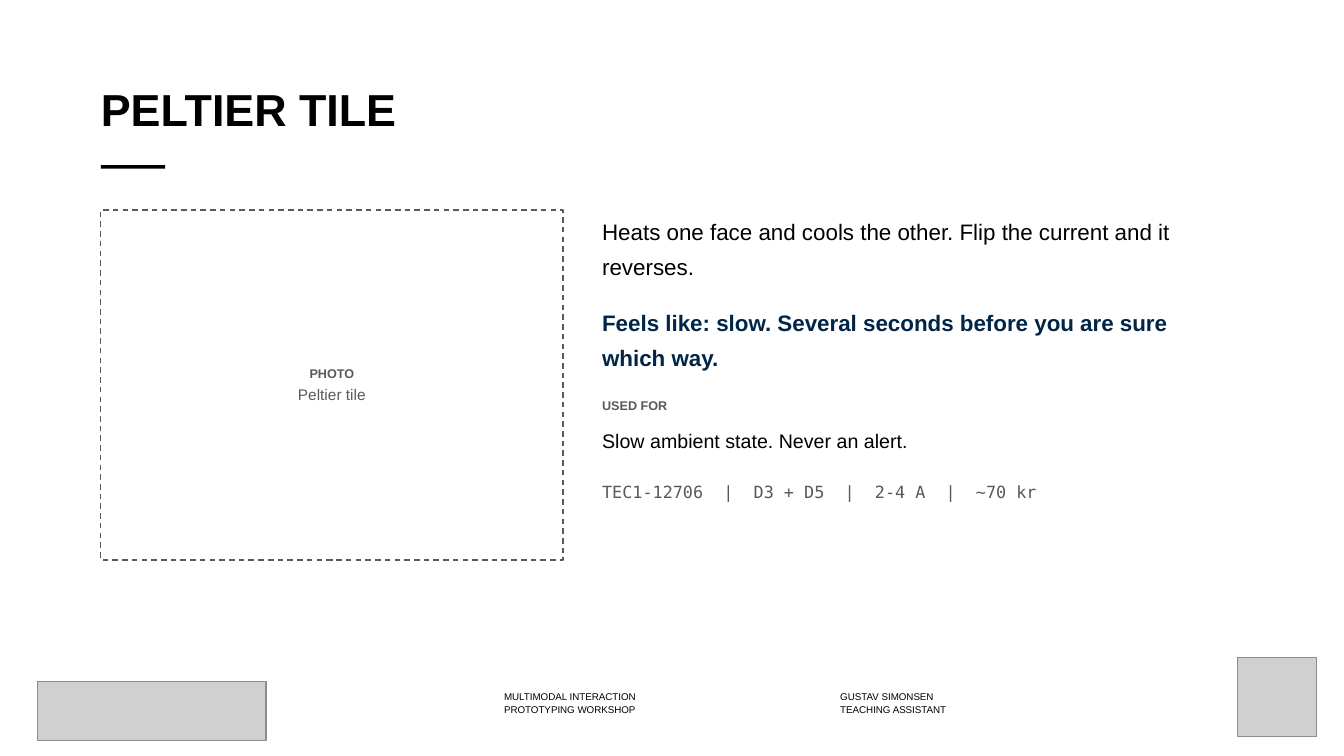
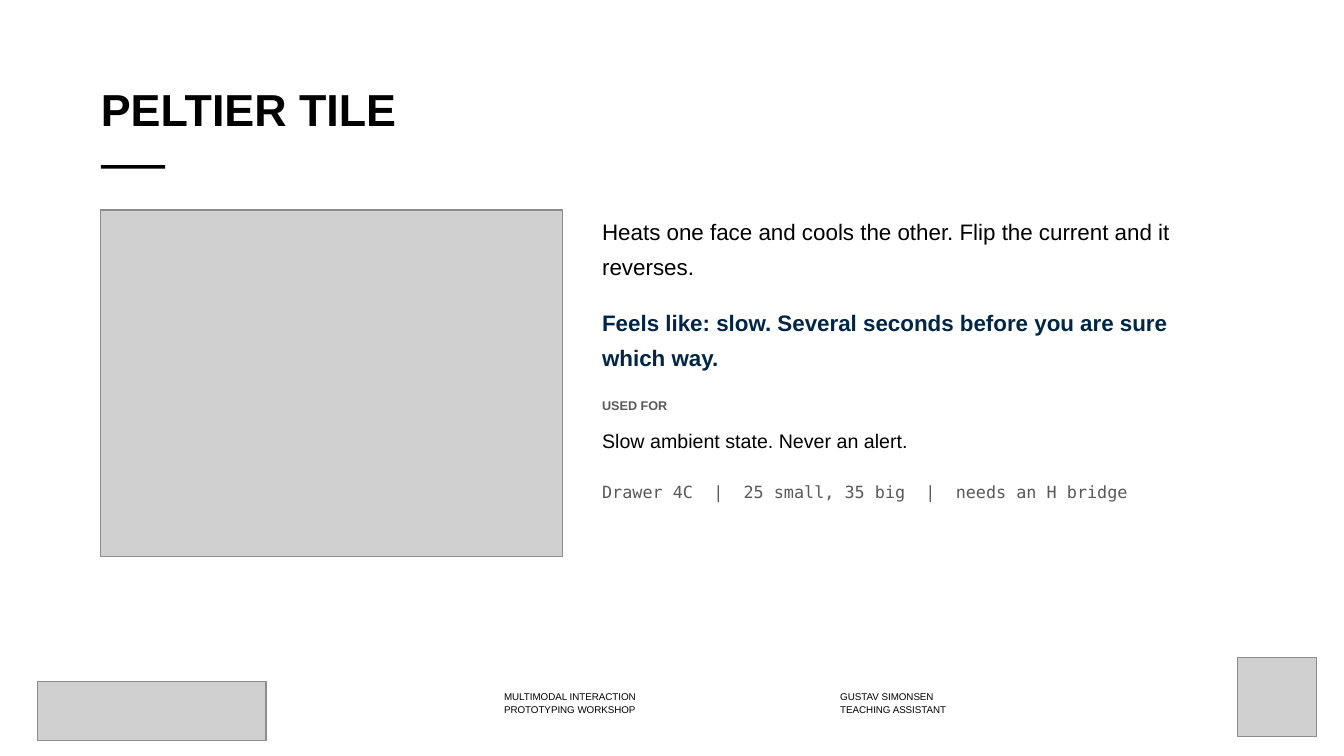
Before and after one commit to labtools-au/multimodal-actuator-workshop, a slide deck: slide 14 of docs/multimodal-actuator-workshop.pptx. Drawn at 1344x756 pixels with LibreOffice and Linux fonts; fonts in the diff are those of the drawing; grey boxes stand for pictures; background and template pictures are left out. Boxes give left, top, right and bottom in pixels: in the first picture for what was removed or moved away, otherwise in the second. Text is boxed around its words. In the diff, an @@ line names an element or a change of style, - is before the commit and + after.

```diff
--- a/docs/multimodal-actuator-workshop.pptx
+++ b/docs/multimodal-actuator-workshop.pptx
@@ rectangle removed at [101,210,563,560] @@
-PHOTO
-Peltier tile
@@ picture added at [101,210,563,557] @@
@@ text at [602,485,1128,502]: text changed @@
-TEC1-12706 | D3 + D5 | 2-4 A | ~70 kr
+Drawer 4C | 25 small, 35 big | needs an H bridge
```
Also in this commit, not shown: 4 other slides changed, 1 slide added, 1 slide removed, 9 other files.
